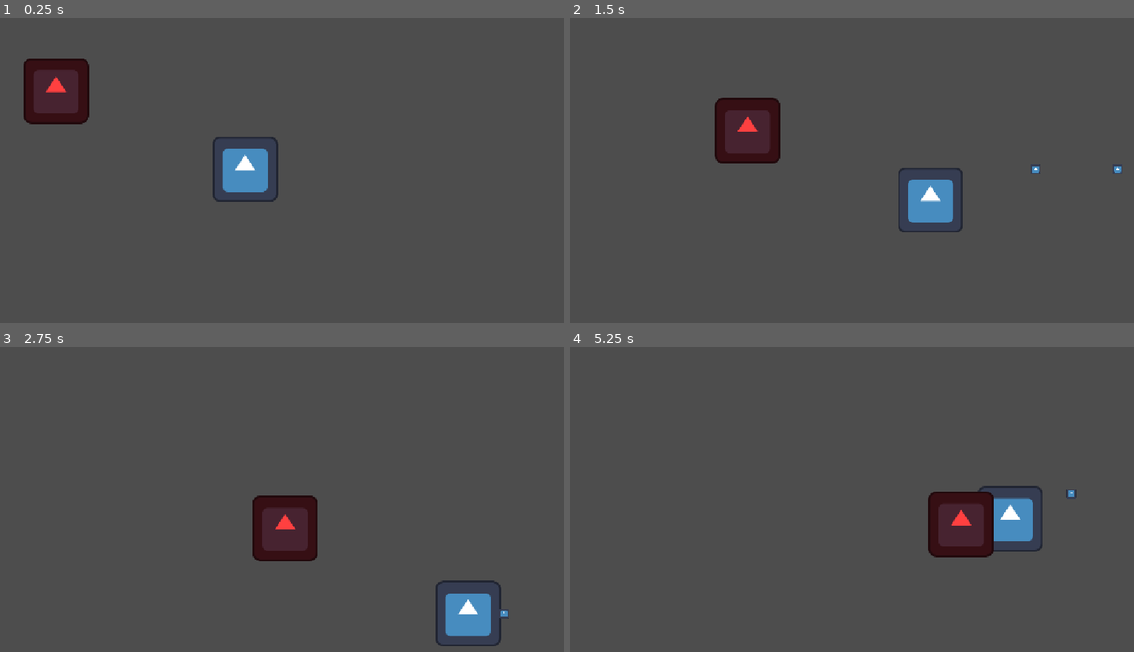
Above: before the commit, frames 1-4 (two rows, left to right).
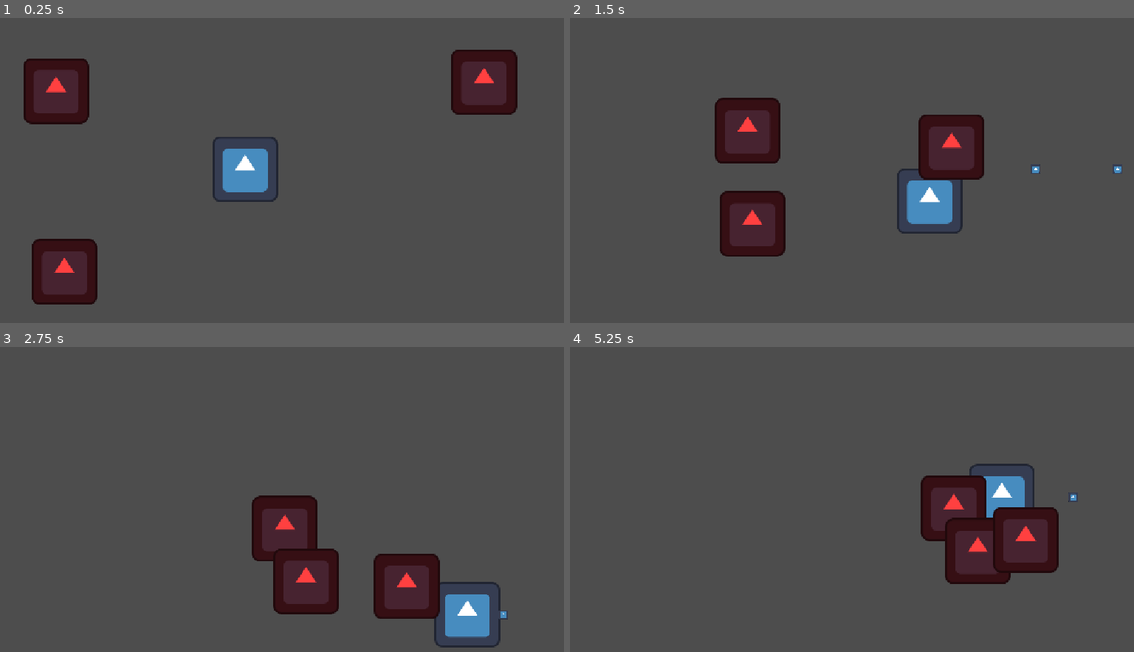
Above: after the commit, the same moments.

Repository: NxtCreator/little-archery
Game: Godot game, scene res://scenes/main.tscn
Same seed, same stepped clock (60 frames per second), same inputs: the game is played once before the commit and once after it. The engine's default icon, where the game draws it, is replaced by a stand-in: a white triangle on a blue panel in a dark square.
Inputs (mouse positions are in pixels of both pictures, inside the frame that each line leads up to):
- Up to frame 1 (0.25 s): no input
- Up to frame 2 (1.5 s): tap Enter at 0.5 s; move the mouse to (970, 167) at 0.52 s; hold D (move_right) 0.53-1.28 s; tap Alt at 0.6 s; click (970, 167) at 0.67 s; move the mouse to (722, 201) at 1.27 s; hold S (move_down) from 1.28 s (still down); tap Shift at 1.35 s
- Up to frame 3 (2.75 s): move the mouse to (327, 441) at 2.02 s; release S (move_down) at 2.03 s; hold D (move_right) from 2.03 s (still down); tap Alt at 2.1 s
- Up to frame 4 (5.25 s): move the mouse to (806, 578) at 2.77 s; release D (move_right) at 2.78 s; hold W (move_up) 2.78-3.53 s; tap Shift at 2.85, 4.35 s; click (806, 578) at 2.92 s; move the mouse to (1015, 563) at 3.52 s; hold A (move_left) 3.53-5.03 s; tap Alt at 3.6, 5.1 s; move the mouse to (660, 462) at 4.27 s; move the mouse to (868, 511) at 5.02 s; hold S (move_down) from 5.03 s (still down); click (868, 511) at 5.17 s

The runs differ from the first frame. In frame 1, 5.0% of the frame differs, in the area x 5-92%, y 10-94%; in frame 2, 5.2%; in frame 3, 5.2%; in frame 4, 6.5%, in the area x 62-90%, y 38-78%.

Commit message:
Log distance to each enemy on fire as groundwork for targeting

Diff:
--- a/scenes/main.tscn
+++ b/scenes/main.tscn
@@ -10,3 +10,9 @@
 
 [node name="Enemy" parent="." unique_id=283542043 instance=ExtResource("2_0wfyh")]
 position = Vector2(115, 123)
+
+[node name="Enemy2" parent="." unique_id=1805049531 instance=ExtResource("2_0wfyh")]
+position = Vector2(134, 520)
+
+[node name="Enemy3" parent="." unique_id=1123782148 instance=ExtResource("2_0wfyh")]
+position = Vector2(1043, 108)
--- a/scenes/player.gd
+++ b/scenes/player.gd
@@ -25,5 +25,11 @@
 func _on_timer_timeout() -> void:
 	var arrow = preload("res://scenes/arrow.tscn").instantiate()
 	var parent = get_parent()
+	var enemies = get_tree().get_nodes_in_group("enemy")
+
+	for enemy in enemies:
+		var distance = global_position.distance_to(enemy.global_position)
+		print(distance)
+
 	arrow.global_position = global_position
 	parent.add_child(arrow)
